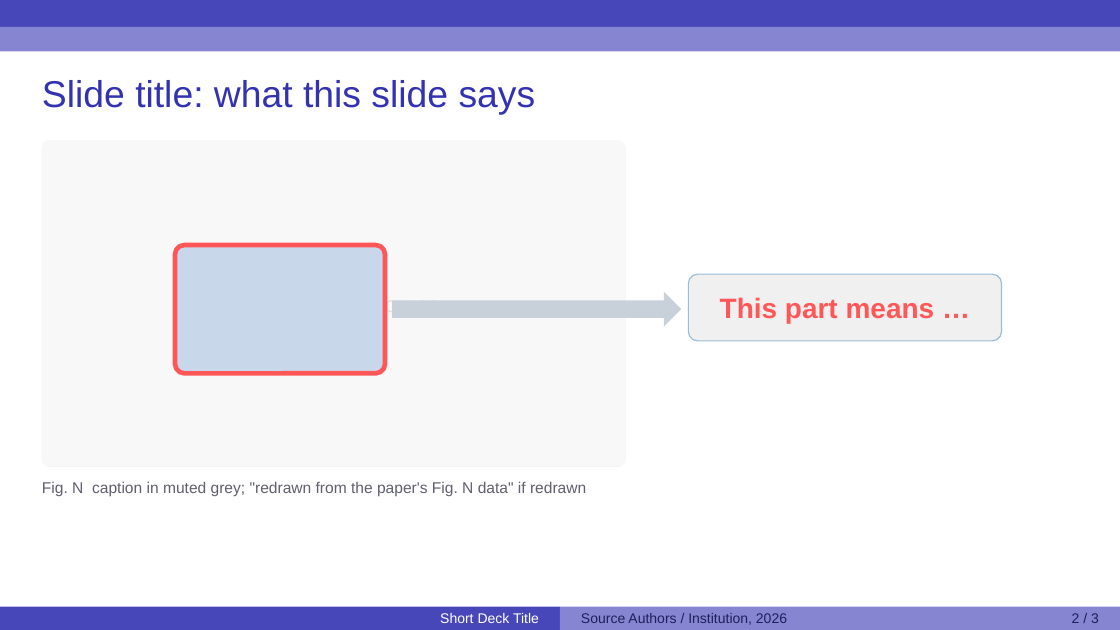
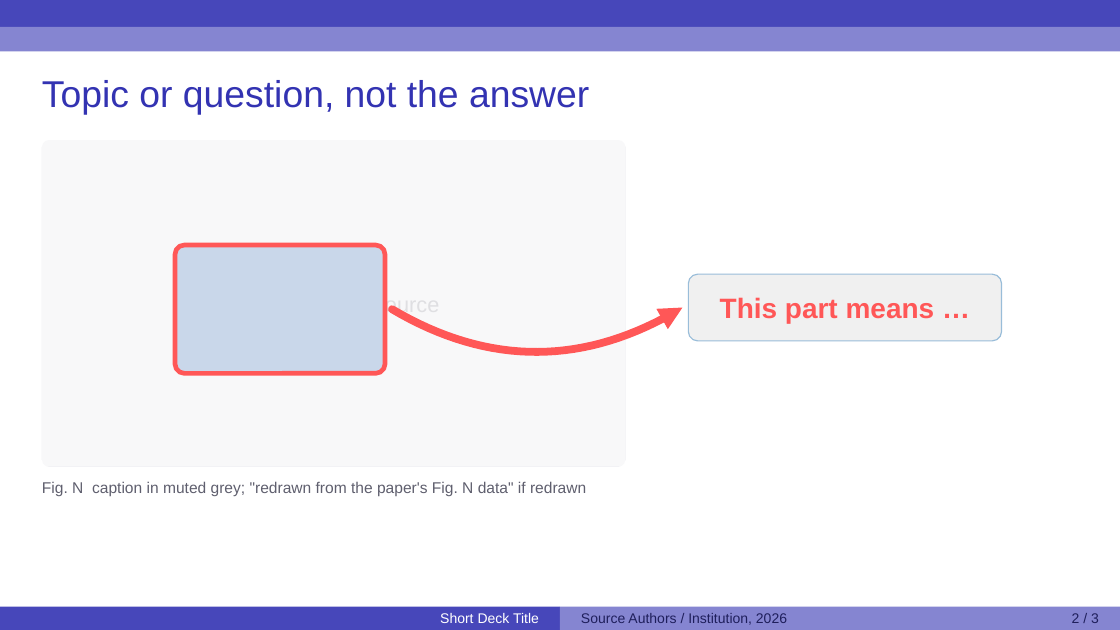
Before and after one commit to whats2000/paper-sharing-skills, a slide deck: slide 3 of skills/paper-discussion-slides/assets/sample-template.pptx. Drawn at 1120x630 pixels with LibreOffice and Linux fonts; fonts in the diff are those of the drawing. Boxes give left, top, right and bottom in pixels: in the first picture for what was removed or moved away, otherwise in the second. Text is boxed around its words. In the diff, an @@ line names an element or a change of style, - is before the commit and + after.

```diff
--- a/skills/paper-discussion-slides/assets/sample-template.pptx
+++ b/skills/paper-discussion-slides/assets/sample-template.pptx
@@ text at (42,80,589,115): text changed @@
-Slide title: what this slide says
+Topic or question, not the answer
@@ right arrow removed at (392,292,682,326) @@
@@ freeform shape added at (392,307,683,352), outline #FF5757 10 pt @@
```
Also in this commit, not shown: 1 other slide changed, 8 other files.
